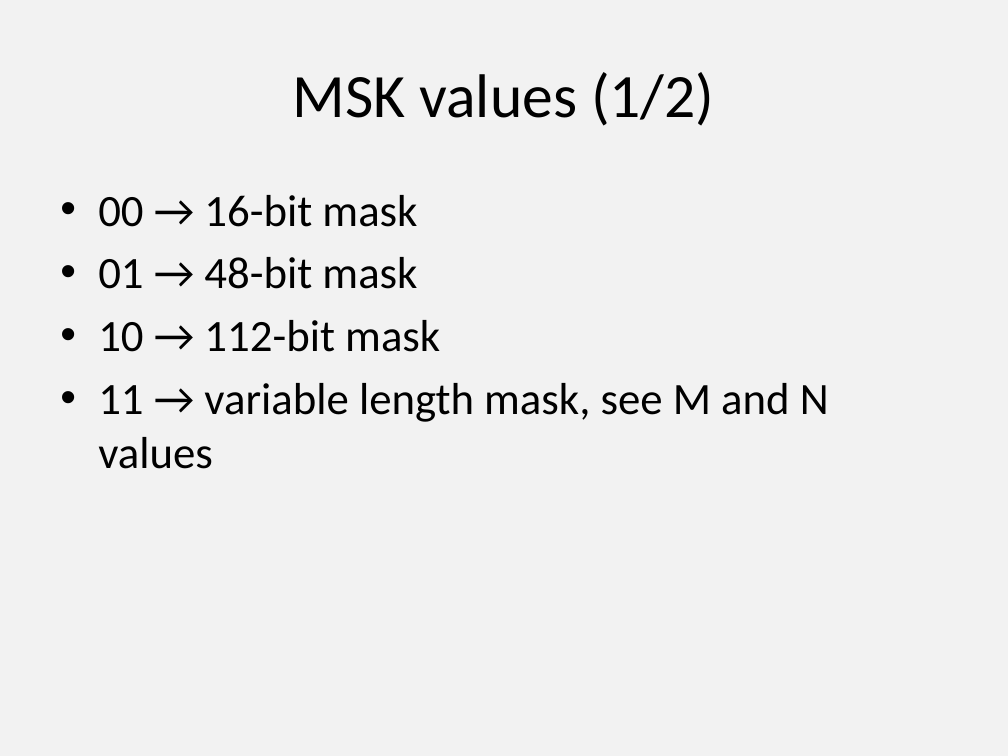
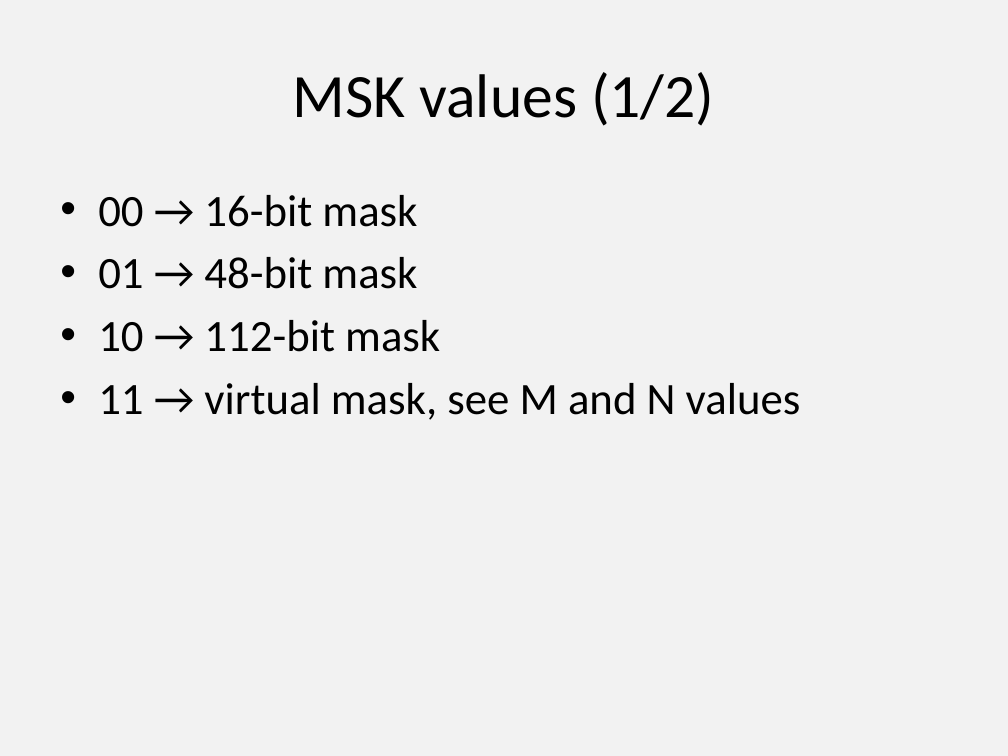
Before and after one commit to vr000m/payload-1d2d-parity-fec, a slide deck: slide 10 of 1d2d/presentations/91-avtcore-flexible-fec.pptx (slide 9 before the commit). Drawn at 1008x756 pixels with LibreOffice and Linux fonts; fonts in the diff are those of the drawing. Boxes give left, top, right and bottom in pixels: in the first picture for what was removed or moved away, otherwise in the second. Text is boxed around its words. In the diff, an @@ line names an element or a change of style, - is before the commit and + after.

```diff
--- a/1d2d/presentations/91-avtcore-flexible-fec.pptx
+++ b/1d2d/presentations/91-avtcore-flexible-fec.pptx
@@ text at (x1=98, y1=383, x2=801, y2=420): text changed @@
-• 11 → variable length mask, see M and N values
+• 11 → virtual mask, see M and N values
```
Also in this commit, not shown: 6 other slides changed, 2 slides added, 1 slide removed, 2 other files.
